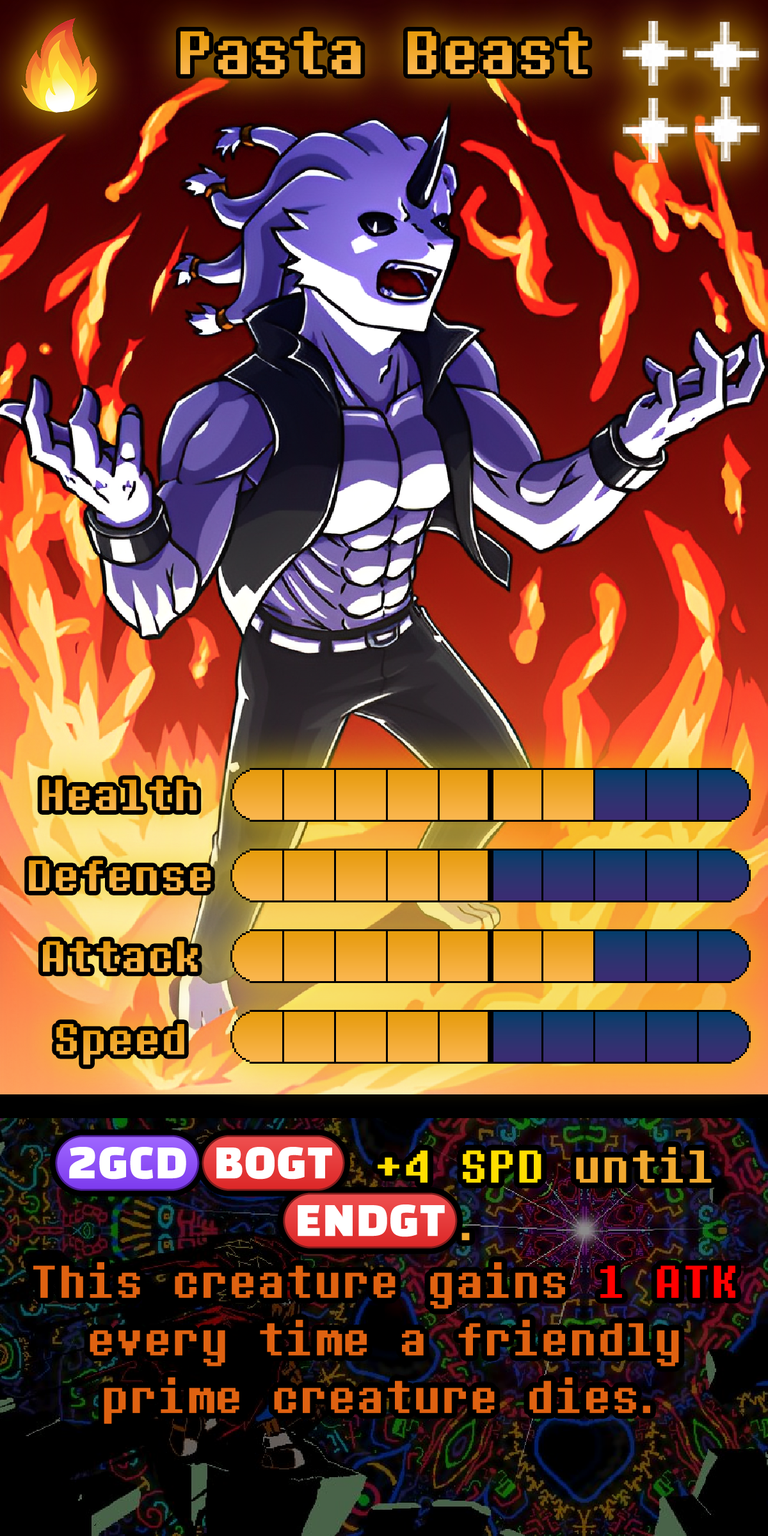
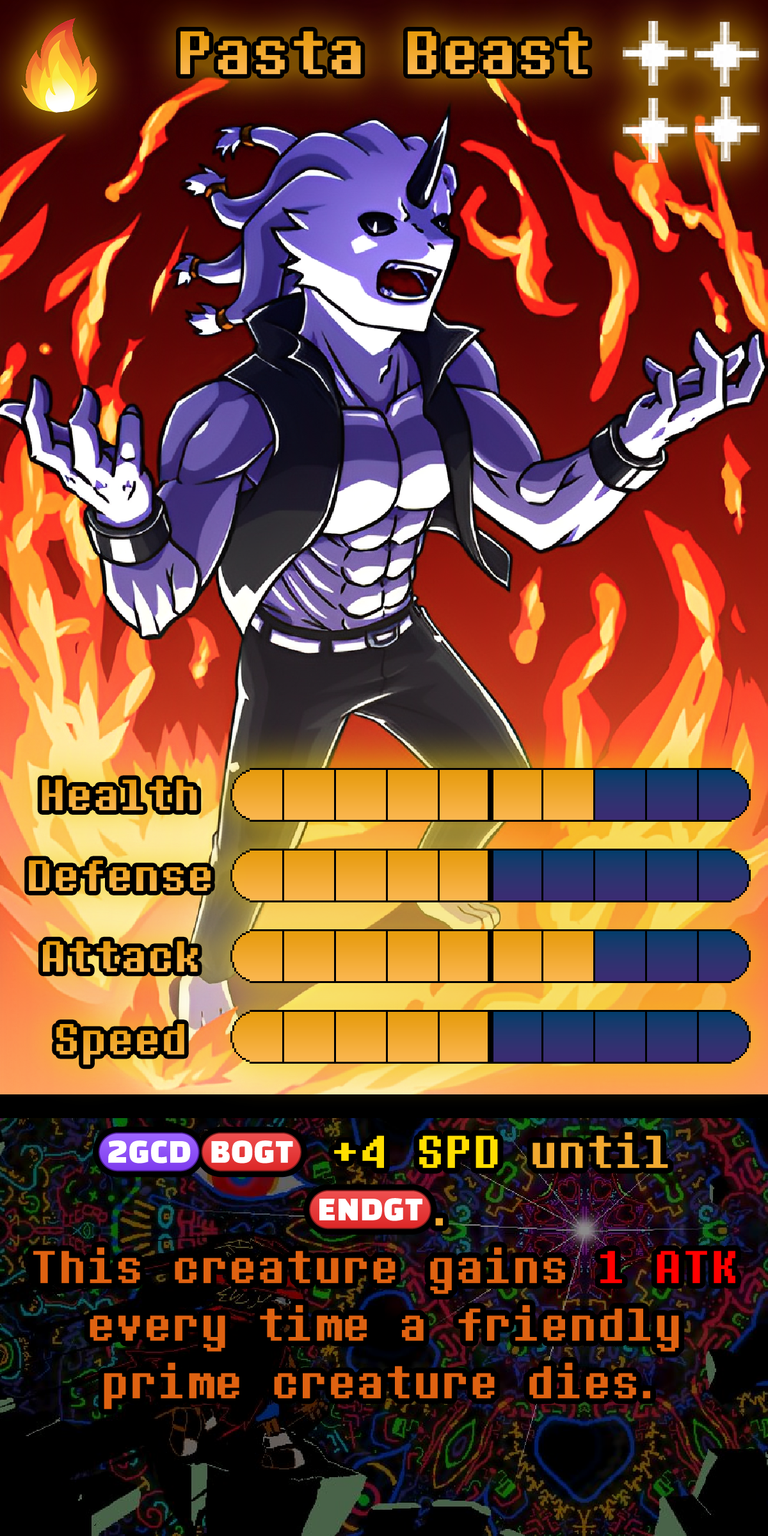
Comparing the layer stacks of the two 768×1536 images. Changes:
painted on "Ability" over [33, 1132, 736, 1424]
